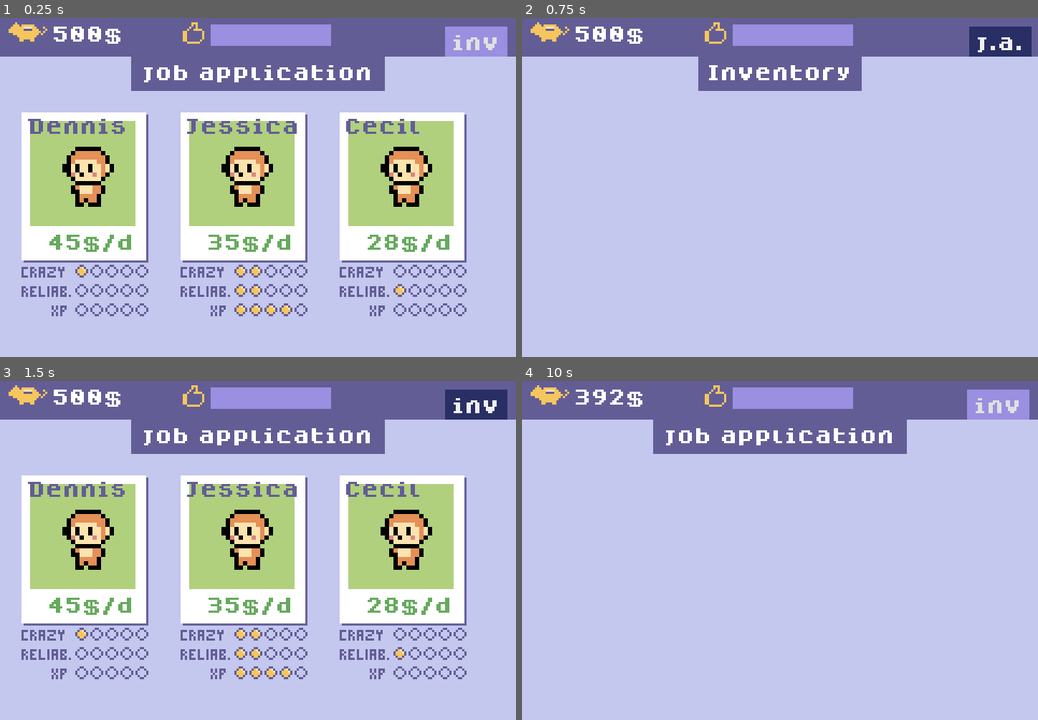
Above: before the commit, frames 1-4 (two rows, left to right).
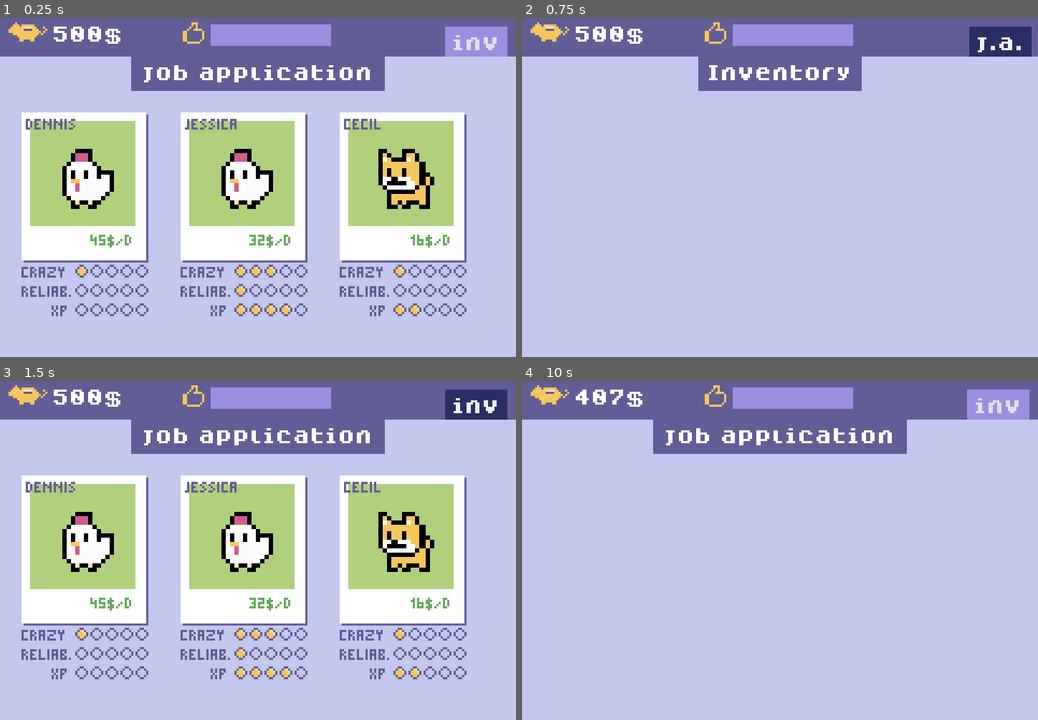
Above: after the commit, the same moments.

Repository: Milchreis/Mascot-Management
Game: Godot game, scene res://scenes/MainScene.tscn
Two runs of this game, one before a commit and one after it. Both use one fixed random seed, a clock stepped at 60 frames per second and the inputs below.
Inputs (mouse positions are in pixels of both pictures, inside the frame that each line leads up to):
- Up to frame 1 (0.25 s): no input
- Up to frame 2 (0.75 s): click "inv" at 0.5 s
- Up to frame 3 (1.5 s): click "j.a." at 1.25 s
- Up to frame 4 (10 s): click "inv" at 2 s; click "j.a." at 2.75 s; click "inv" at 3.5 s; click "j.a." at 4.25 s; tap Enter at 5, 6.5, 8 s; move the mouse to (893, 530) at 5.02 s; click (893, 530) at 5.17 s; tap Space at 5.75, 7.25, 8.75 s; move the mouse to (676, 564) at 5.77 s; click (676, 564) at 5.92 s; move the mouse to (831, 472) at 6.52 s; click (831, 472) at 6.67 s; move the mouse to (754, 618) at 7.27 s; click (754, 618) at 7.42 s; move the mouse to (934, 601) at 8.02 s; click (934, 601) at 8.17 s; move the mouse to (625, 496) at 8.77 s; click (625, 496) at 8.92 s; move the mouse to (805, 547) at 9.52 s; click (805, 547) at 9.67 s

The runs differ from the first frame. In frame 1, 6.6% of the frame differs, in the area x 5-88%, y 29-88%; in frame 2, nothing differs; in frame 3, 6.6%; in frame 4, 0.1%.

Commit message:
font and sprites

Diff:
--- a/project.godot
+++ b/project.godot
@@ -34,6 +34,10 @@
 
 config/name="Mascot-Management"
 run/main_scene="res://scenes/MainScene.tscn"
+boot_splash/show_image=false
+boot_splash/image="res://loading-icon.png"
+boot_splash/fullsize=false
+boot_splash/use_filter=false
 config/icon="res://icon.png"
 
 [display]
--- a/scenes/Polaroid.tscn
+++ b/scenes/Polaroid.tscn
@@ -2,10 +2,10 @@
 
 [ext_resource path="res://scripts/Polaroid.gd" type="Script" id=1]
 [ext_resource path="res://gfx/stats.png" type="Texture" id=2]
-[ext_resource path="res://fonts/dogicapixelbold.ttf" type="DynamicFontData" id=3]
+[ext_resource path="res://fonts/mascot-management.ttf" type="DynamicFontData" id=3]
 
 [sub_resource type="DynamicFont" id=1]
-size = 8
+size = 6
 font_data = ExtResource( 3 )
 
 [sub_resource type="Theme" id=2]
--- a/scripts/Mascot.gd
+++ b/scripts/Mascot.gd
@@ -2,6 +2,11 @@
 class_name Mascot
 
 var RandomNames = load("res://scripts/random_names.gd").new()
+var sprites = [
+	"res://gfx/mascots/ape1.png",
+	"res://gfx/mascots/dog1.png",
+	"res://gfx/mascots/chick1.png"
+]
 
 export var nickname:String = RandomNames.get_first_name()
 
@@ -10,7 +15,7 @@
 export var xp:float = rand_range(0.0, 5.0)
 
 export var salaryPerDay:int = rand_range(10, 50)
-export var spriteImage:String = "res://gfx/mascots/ape1.png"
+export var spriteImage:String = sprites[randi() % sprites.size()]
 
 var client_satisfaction:float = 0
 var jobs:int = 0
--- a/scripts/Polaroid.gd
+++ b/scripts/Polaroid.gd
@@ -14,7 +14,7 @@
 func _ready():
 	$pic/Sprite.texture = load(mascot.spriteImage)
 	$salary.text = str(mascot.salaryPerDay) + "$/d"
-	$name.text = mascot.nickname
+	$name.text = mascot.nickname.to_upper()
 
 	createStats($StatsPanel/crazyPosition, mascot.crazy)
 	createStats($StatsPanel/reliabPosition, mascot.reliable)
Binary file added: fonts/mascot-management.ttf
Binary file added: gfx/mascots/chick1.png
Not shown, added: gfx/mascots/chick1.png.import
Binary file added: gfx/mascots/dog1.png
Not shown, added: gfx/mascots/dog1.png.import
Binary file added: loading-icon.png
Not shown, added: loading-icon.png.import
